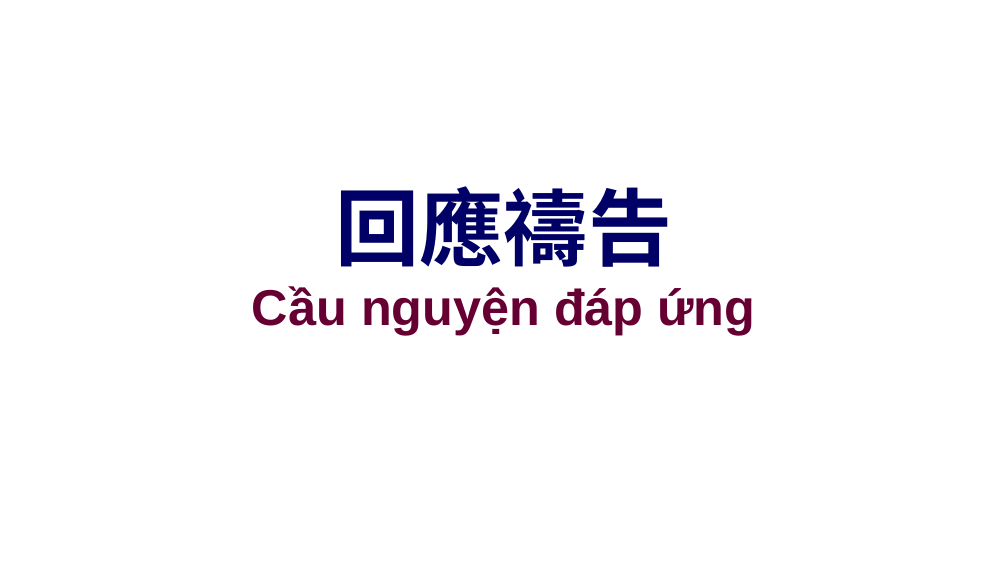
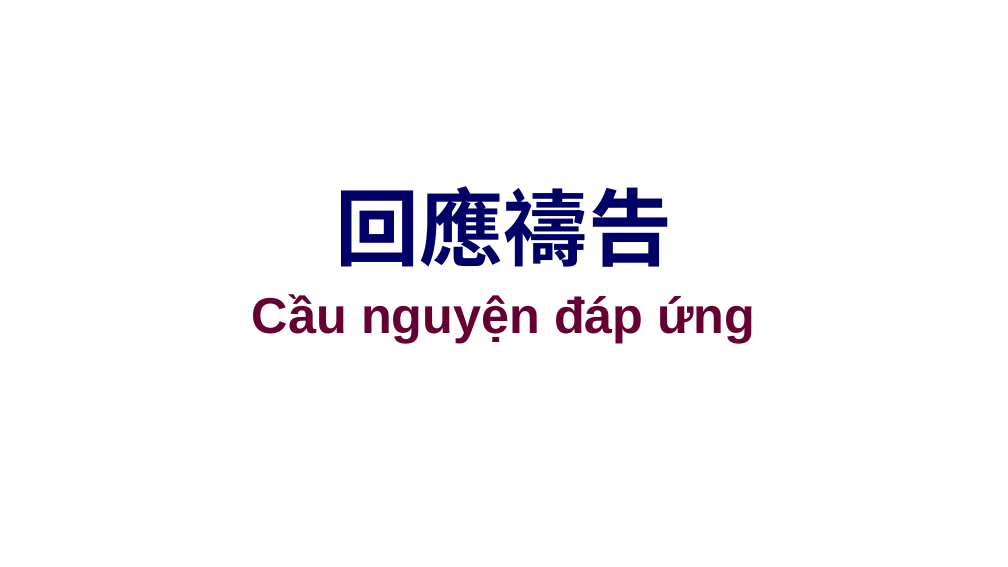
Before and after one commit to batisuoc/other-ppts, a slide deck: slide 15 of 聯合崇拜流程.pptx. Drawn at 1008x567 pixels with LibreOffice and Linux fonts; fonts in the diff are those of the drawing; background and template pictures are left out. Boxes give left, top, right and bottom in pixels: in the first picture for what was removed or moved away, otherwise in the second. Text is boxed around its words. In the diff, an @@ line names an element or a change of style, - is before the commit and + after.

```diff
--- a/聯合崇拜流程.pptx
+++ b/聯合崇拜流程.pptx
@@ text "Cầu nguyện đáp ứng": place and size @@
-text "Cầu nguyện đáp ứng" at (252, 286, 755, 334)
+text "Cầu nguyện đáp ứng" at (252, 294, 755, 342)
```
Also in this commit, not shown: 17 other slides changed, 3 other files.
